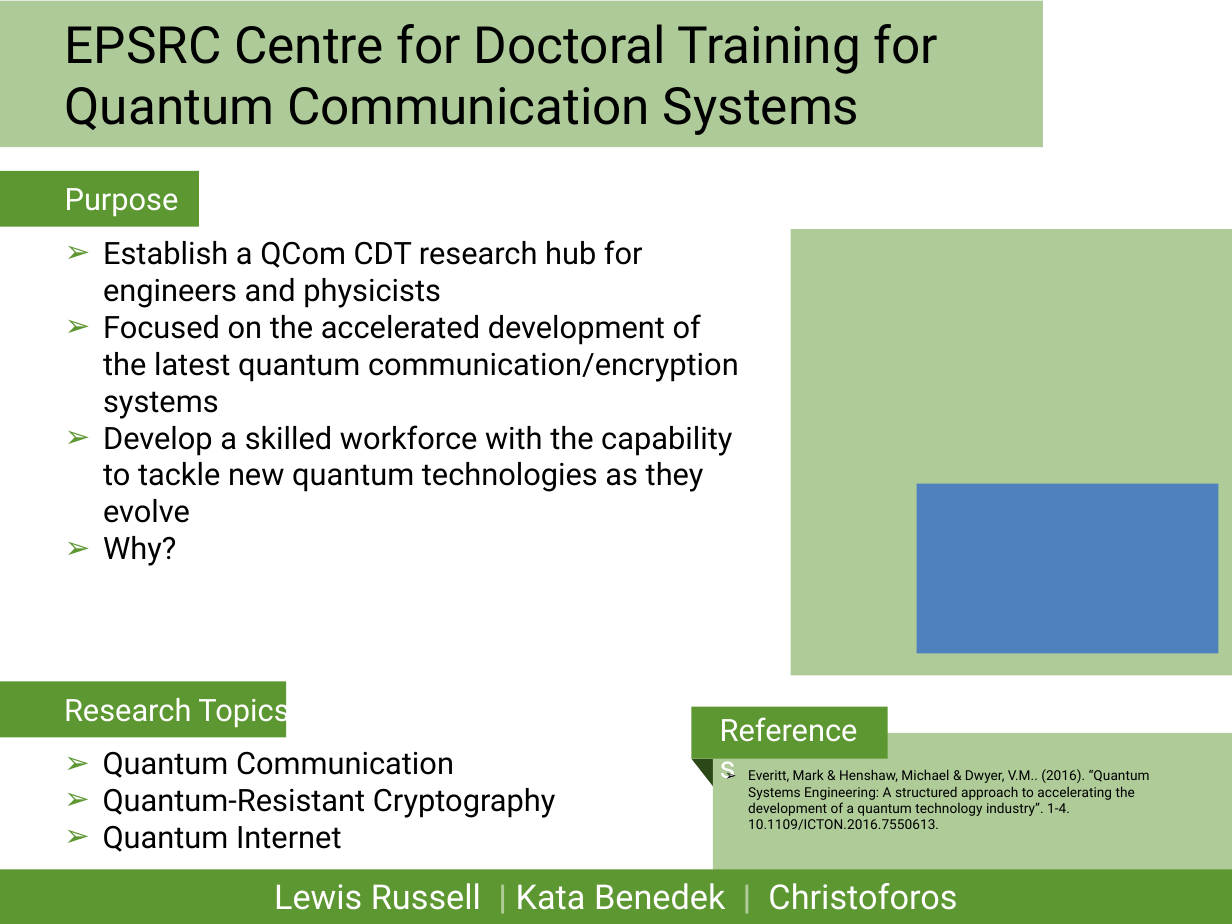
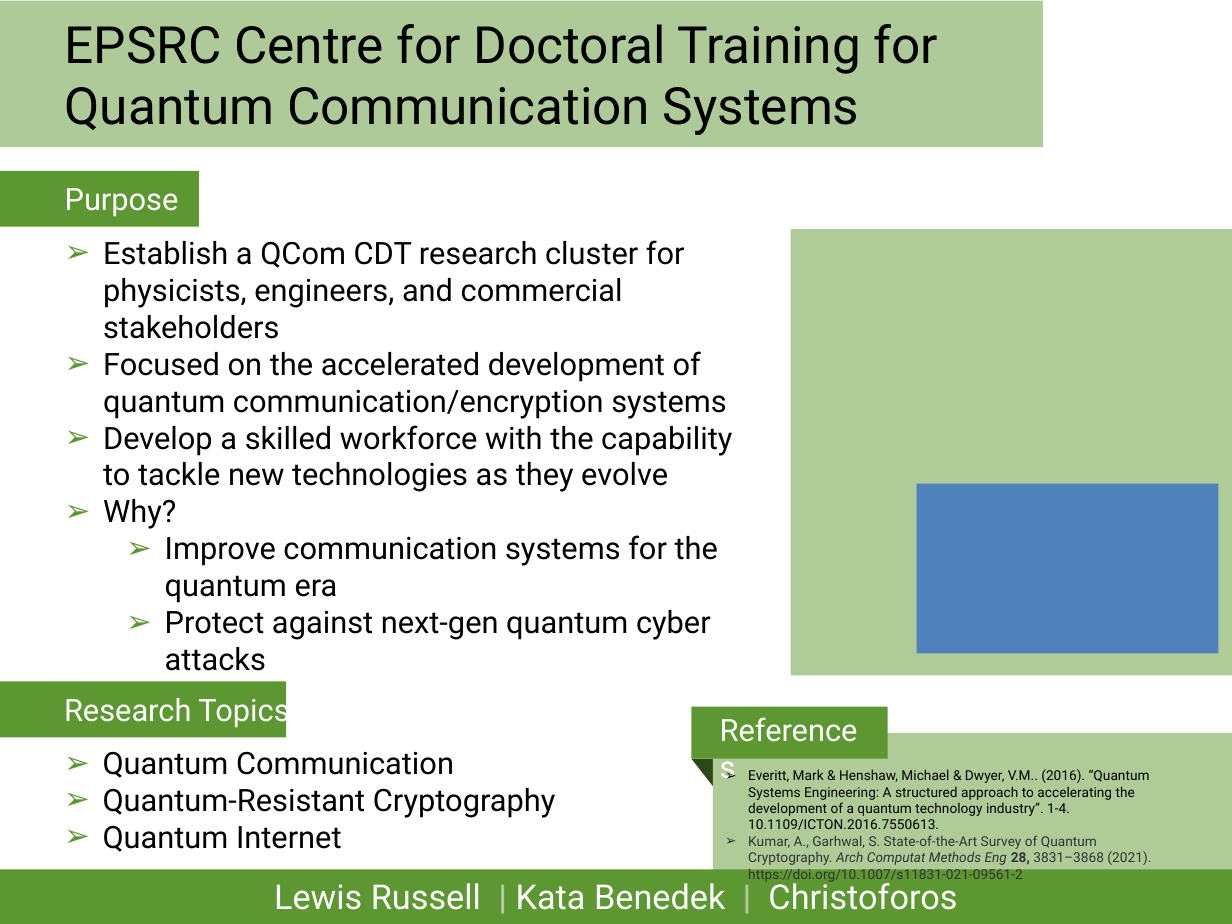
Before and after one commit to lrussell676/PH551_Group_Files, a slide deck: slide 1 of One_Slide_Talk.pptx. Drawn at 1232x924 pixels with LibreOffice and Linux fonts; fonts in the diff are those of the drawing; background and template pictures are left out. Boxes give left, top, right and bottom in pixels: in the first picture for what was removed or moved away, otherwise in the second. Text is boxed around its words. In the diff, an @@ line names an element or a change of style, - is before the commit and + after.

```diff
--- a/One_Slide_Talk.pptx
+++ b/One_Slide_Talk.pptx
@@ text at <box>103,240,732,492</box>: text changed @@
-➢ Establish a QCom CDT research hub for engineers and physicists
-➢ Focused on the accelerated development of the latest quantum communication/encryption systems
-➢ Develop a skilled workforce with the capability to tackle new quantum technologies as they evolve
+➢ Establish a QCom CDT research cluster for physicists, engineers, and commercial stakeholders
+➢ Focused on the accelerated development of quantum communication/encryption systems
+➢ Develop a skilled workforce with the capability to tackle new technologies as they evolve
@@ text at <box>165,535,718,671</box>: paragraphs added @@
+  ➢ Improve communication systems for the quantum era
+  ➢ Protect against next-gen quantum cyber attacks
@@ text at <box>748,835,1151,882</box>: paragraph added @@
+➢ Kumar, A., Garhwal, S. State-of-the-Art Survey of Quantum Cryptography. Arch Computat Methods Eng 28, 3831–3868 (2021). https://doi.org/10.1007/s11831-021-09561-2
```
